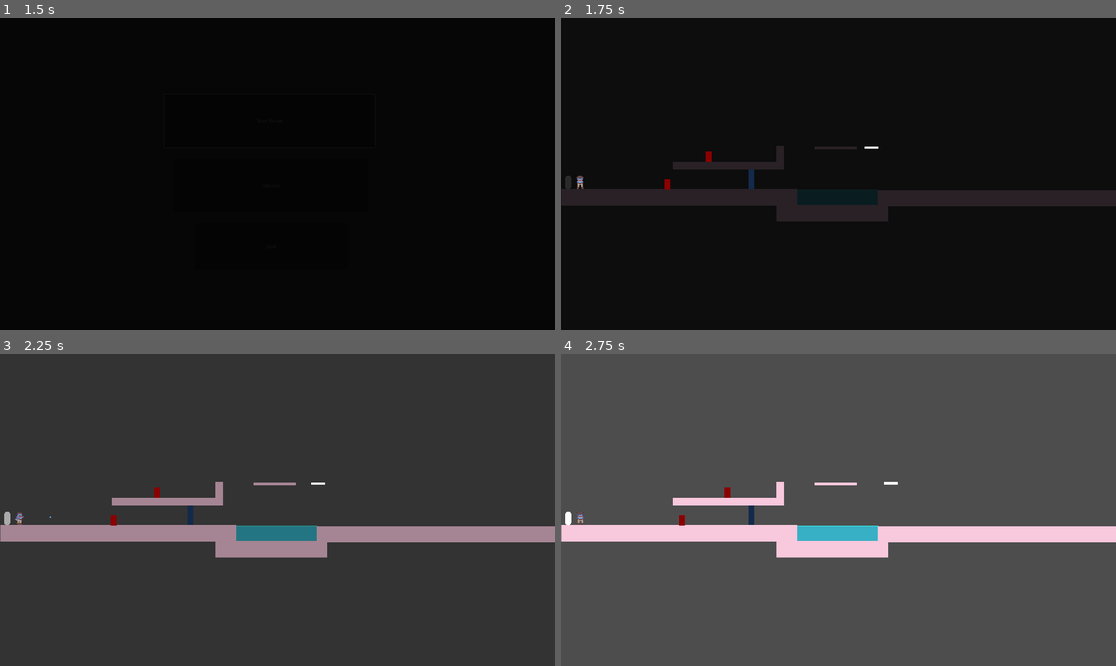
Above: before the commit, frames 1-4 (two rows, left to right).
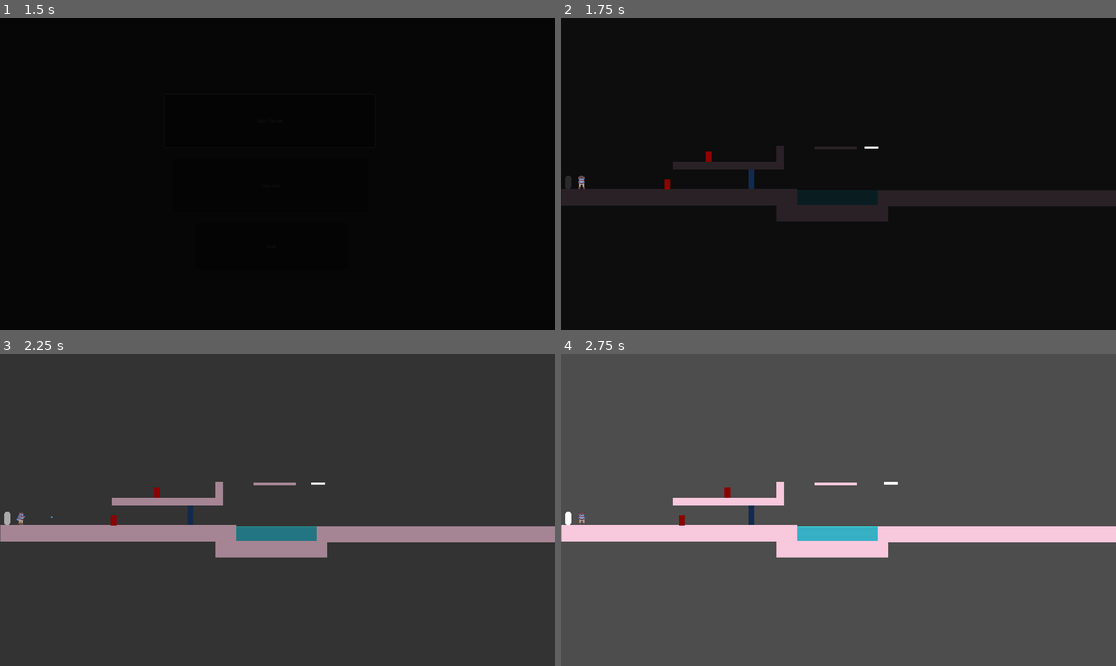
Above: after the commit, the same moments.

Repository: C0SMICSHARK/Pirate-Cats-and-Cowboy-Sharks
Game: Godot game, scene res://Scenes/Levels/main_menu.tscn
Two runs of this game, one before a commit and one after it. Both use one fixed random seed, a clock stepped at 60 frames per second and the inputs below. The engine's default icon, where the game draws it, is replaced by a stand-in: a white triangle on a blue panel in a dark square.
Inputs (mouse positions are in pixels of both pictures, inside the frame that each line leads up to):
- Up to frame 1 (1.5 s): click "Start Game" at 0.5 s; click "Start Game" at 1.25 s
- Up to frame 2 (1.75 s): no input
- Up to frame 3 (2.25 s): move the mouse to (399, 494) at 2.02 s; click (399, 494) at 2.1 s
- Up to frame 4 (2.75 s): no input

Frame 1 is identical in both runs. In frame 2, less than 0.1% of the frame differs, in the area x 2-5%, y 50-55%; in frame 3, 0.1%, in the area x 2-58%, y 50-56%; in frame 4, 0.1%.

Commit message:
attempted to adjust knock back
we can't so it's good as it is

Diff:
--- a/Scenes/Levels/TestScene_1.tscn
+++ b/Scenes/Levels/TestScene_1.tscn
@@ -232,11 +232,11 @@
 scale = Vector2(1.8399999, 1.8399999)
 
 [node name="Player2" parent="." instance=ExtResource("4_akanh")]
-position = Vector2(66, 567)
+position = Vector2(71, 567)
 
 [node name="water" type="Node2D" parent="."]
 z_index = -1
-position = Vector2(815, 595)
+position = Vector2(815, 597)
 script = ExtResource("5_5k3us")
 water_size = Vector2(284, 55)
 metadata/_custom_type_script = "uid://bpqey475r4mar"
--- a/Scenes/Objects/player_2.tscn
+++ b/Scenes/Objects/player_2.tscn
@@ -203,7 +203,7 @@
 position = Vector2(1.8125, 0.9750099)
 scale = Vector2(0.258125, 0.25812507)
 sprite_frames = SubResource("SpriteFrames_8os5a")
-animation = &"Idle"
+animation = &"Shoot"
 
 [node name="Hitbox" type="CollisionShape2D" parent="CharacterBody2D"]
 shape = SubResource("CapsuleShape2D_a3adp")
--- a/Scripts/Player2.gd
+++ b/Scripts/Player2.gd
@@ -5,6 +5,7 @@
 const SPEED = 400.0
 var t = 0.0
 var KnockbackVector = Vector2(0,0)
+var KnockbackForce = Vector2(0,0)
 #const JUMP_VELOCITY = -400.0
 
 
@@ -37,17 +38,18 @@
 
 	if not is_on_floor():
 		velocity += get_gravity() * delta
-	#look_at(get_global_mouse_position())
+
 	if Input.is_action_just_pressed("BREAK") and bulletCooldown.is_stopped():
 		fire()
 
 	# Handle jump.
 	#if Input.is_action_just_pressed("JUMP_P2") and is_on_floor():
 	#	velocity.y = JUMP_VELOCITY
-
+	#Responsible for knockback action
 	if Knocked and not $"../KnockbackTimer".is_stopped():
 		t += delta
 		$"..".position = $"..".position.lerp(KnockbackVector, delta*10)
+		#velocity = KnockbackForce
 
 	# Get the input direction and handle the movement/deceleration.
 	# As good practice, you should replace UI actions with custom gameplay actions.
@@ -79,12 +81,15 @@
 		move_and_slide()
 		Knocked = false
 
+
 #Makes the shark specifically bounce LEFT when hurt
 func _on_hurtbox_body_entered(_body: Node2D) -> void:
 	Knocked = true
 	$"../KnockbackTimer".start()
 	KnockbackVector.x = $"..".position.x-30
 	KnockbackVector.y = $"..".position.y-10
+	KnockbackForce = -velocity
+	KnockbackForce.x -= 500
 
 #Makes the shark specifically bounce RIGHT when hurt
 func _on_left_hurtbox_body_entered(_body: Node2D) -> void:
@@ -92,3 +97,5 @@
 	$"../KnockbackTimer".start()
 	KnockbackVector.x = $"..".position.x+30
 	KnockbackVector.y = $"..".position.y-10
+	KnockbackForce = velocity
+	KnockbackForce.x += 500
